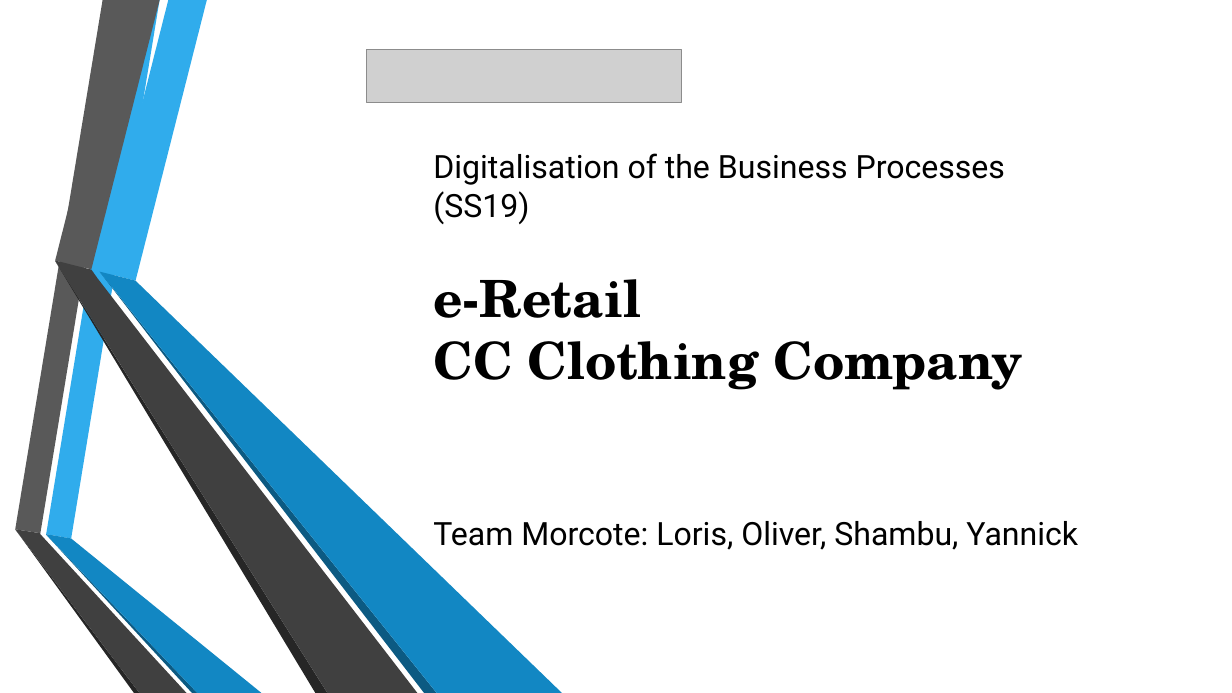
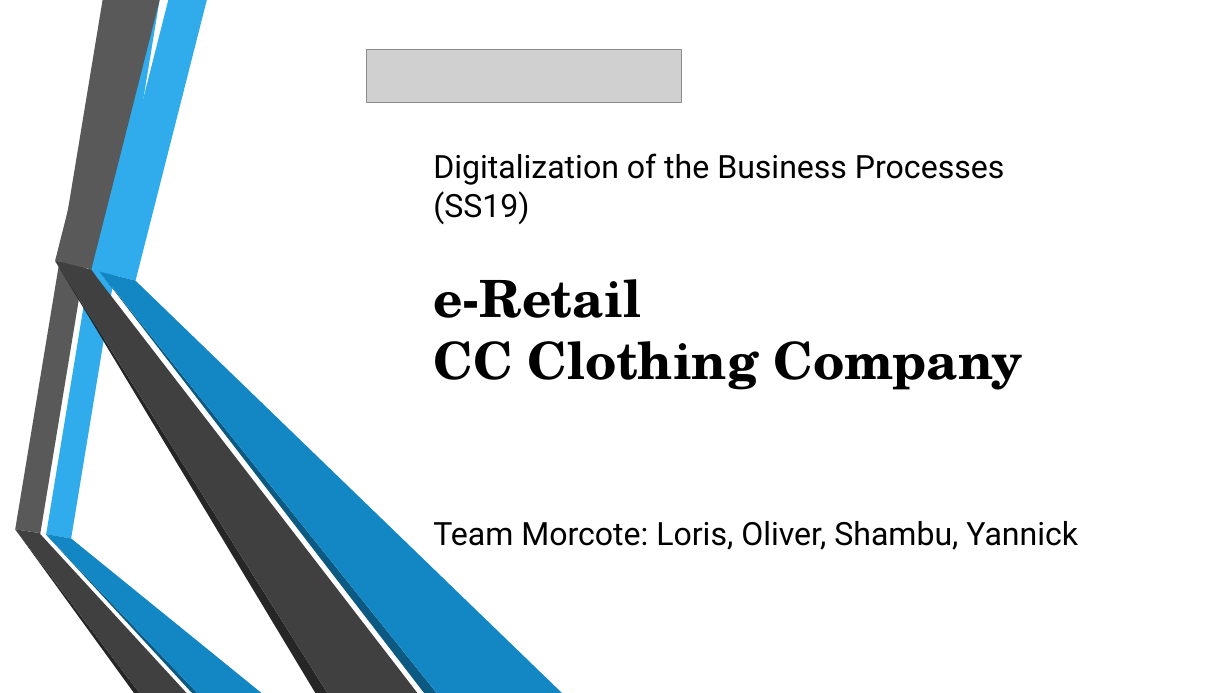
Before and after one commit to DigiBP/digibp-morcote, a slide deck: slide 1 of DBP_Morcote_CC_ClothingCompany.pptx. Drawn at 1232x693 pixels with LibreOffice and Linux fonts; fonts in the diff are those of the drawing; grey boxes stand for pictures. Boxes give left, top, right and bottom in pixels: in the first picture for what was removed or moved away, otherwise in the second. Text is boxed around its words. In the diff, an @@ line names an element or a change of style, - is before the commit and + after.

```diff
--- a/DBP_Morcote_CC_ClothingCompany.pptx
+++ b/DBP_Morcote_CC_ClothingCompany.pptx
@@ title at [433, 153, 1078, 550]: text changed @@
-Digitalisation of the Business Processes (SS19)
-e-Retail
-CC Clothing Company
-Team Morcote: Loris, Oliver, Shambu, Yannick
+Digitalization of the Business Processes (SS19)
+e-Retail
+CC Clothing Company
+Team Morcote: Loris, Oliver, Shambu, Yannick
```
Also in this commit, not shown: 1 other slide changed, 1 slide added.
